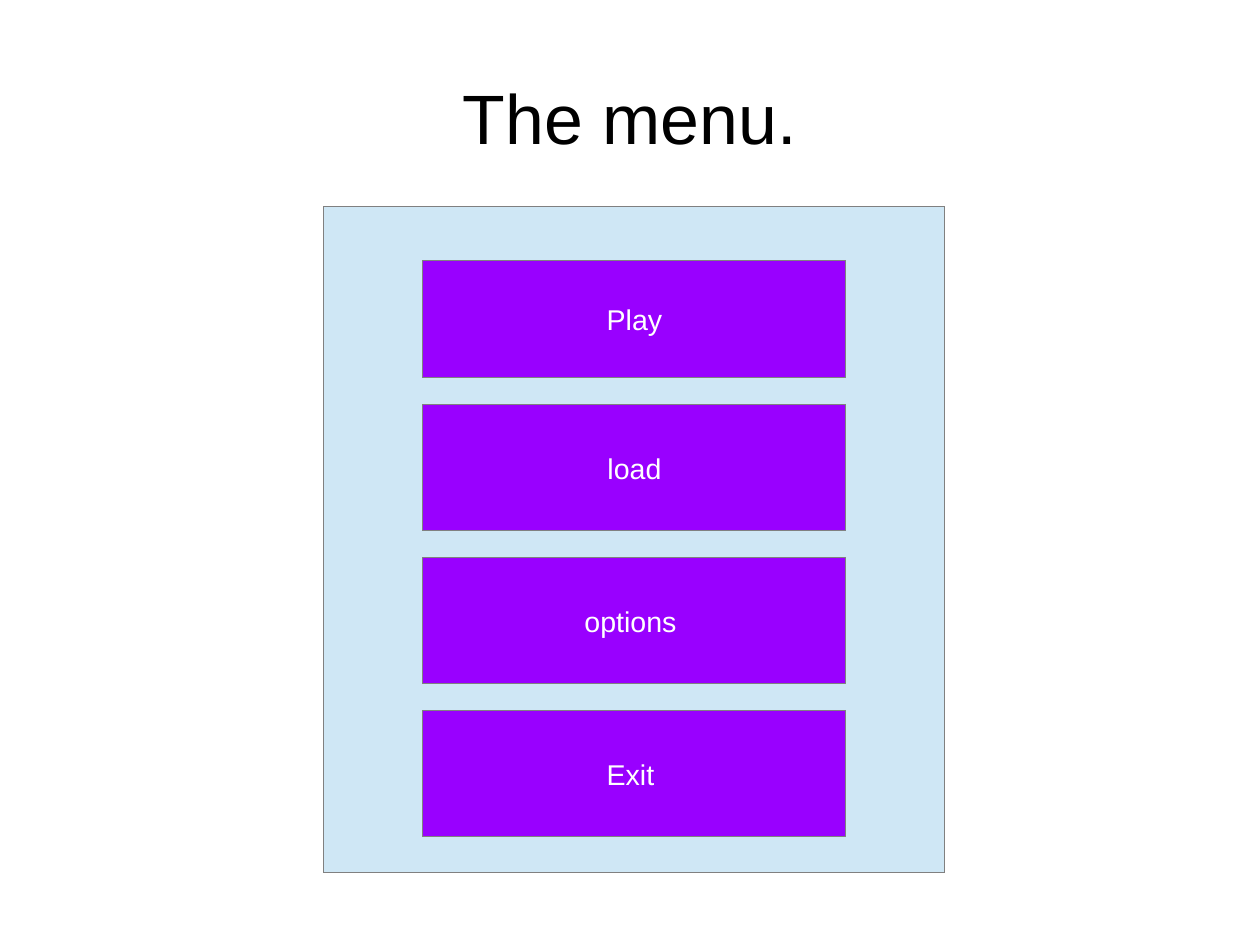
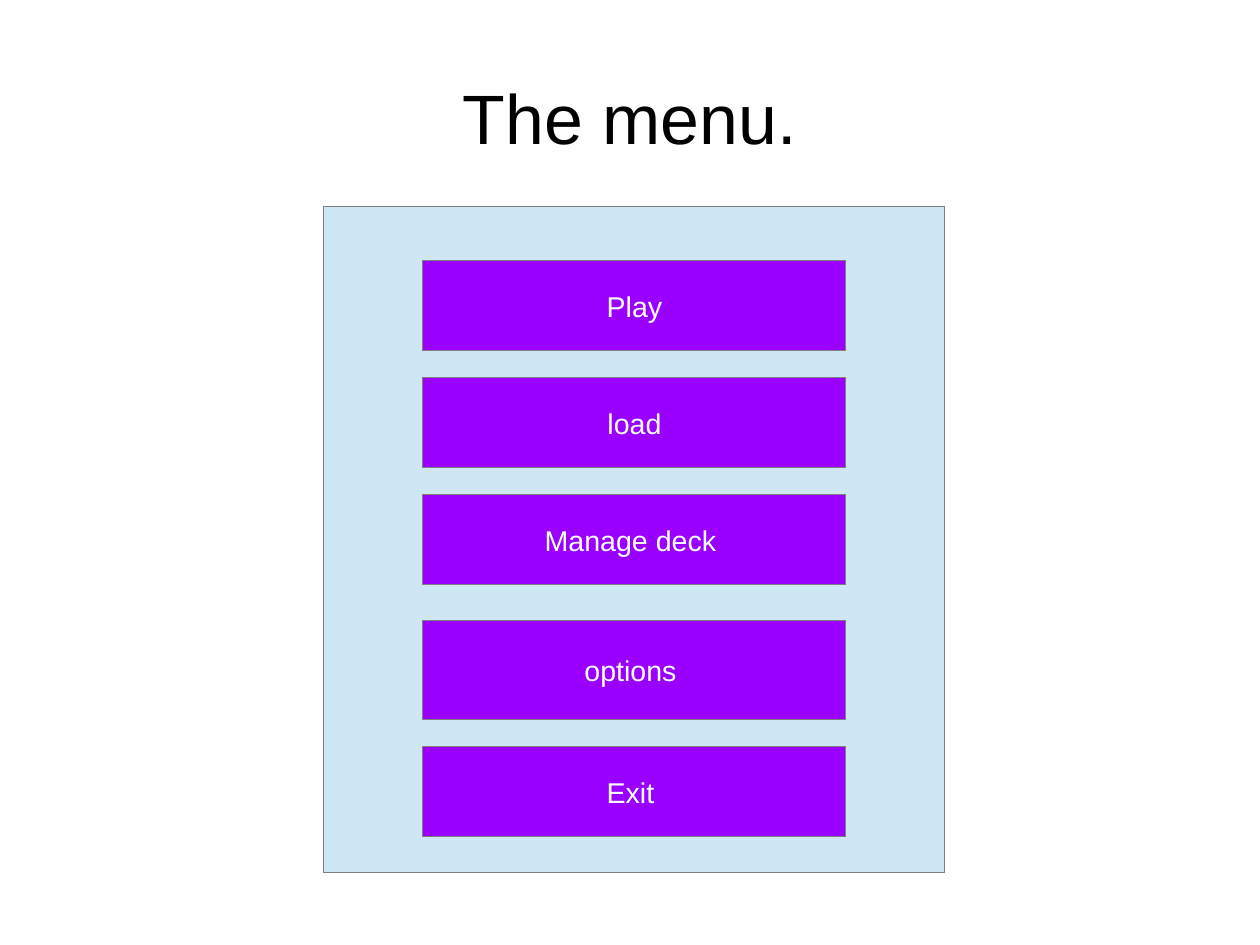
Before and after one commit to idolord/CryptDuel, a slide deck: slide 9 of documentation/interface.menu CDC.odp. Drawn at 1260x945 pixels with LibreOffice and Linux fonts; fonts in the diff are those of the drawing. Boxes give left, top, right and bottom in pixels: in the first picture for what was removed or moved away, otherwise in the second. Text is boxed around its words. In the diff, an @@ line names an element or a change of style, - is before the commit and + after.

```diff
--- a/documentation/interface.menu CDC.odp
+++ b/documentation/interface.menu CDC.odp
@@ rectangle "Play": place and size @@
-rectangle "Play" at (423,261,846,377)
+rectangle "Play" at (423,261,846,351)
@@ rectangle "load": place and size @@
-rectangle "load" at (423,405,846,531)
+rectangle "load" at (423,378,846,469)
@@ rectangle added at (423,495,846,585), fill #9900FF, outline #808080 0 pt, 18 pt, text #FFFFFF @@
+Manage deck
@@ rectangle "options": place and size @@
-rectangle "options" at (423,558,846,684)
+rectangle "options" at (423,621,846,720)
@@ rectangle "Exit": place and size @@
-rectangle "Exit" at (423,711,846,837)
+rectangle "Exit" at (423,748,846,838)
```
Also in this commit, not shown: 1 other slide changed, 9 slides added.
